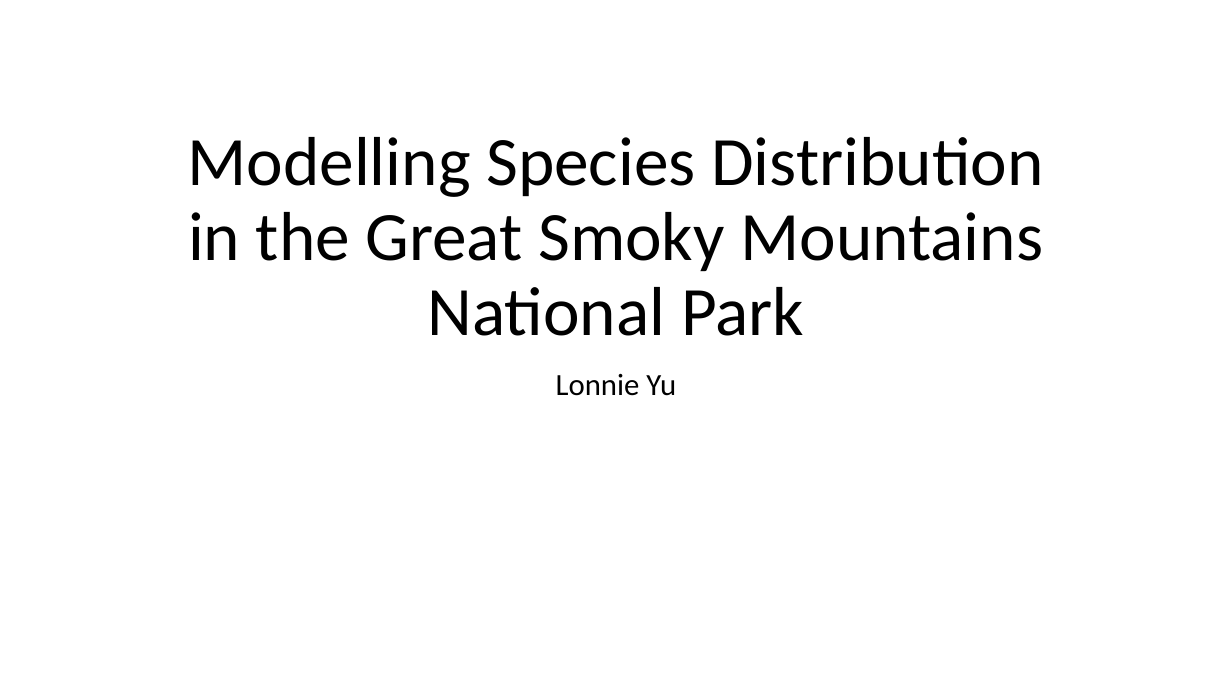
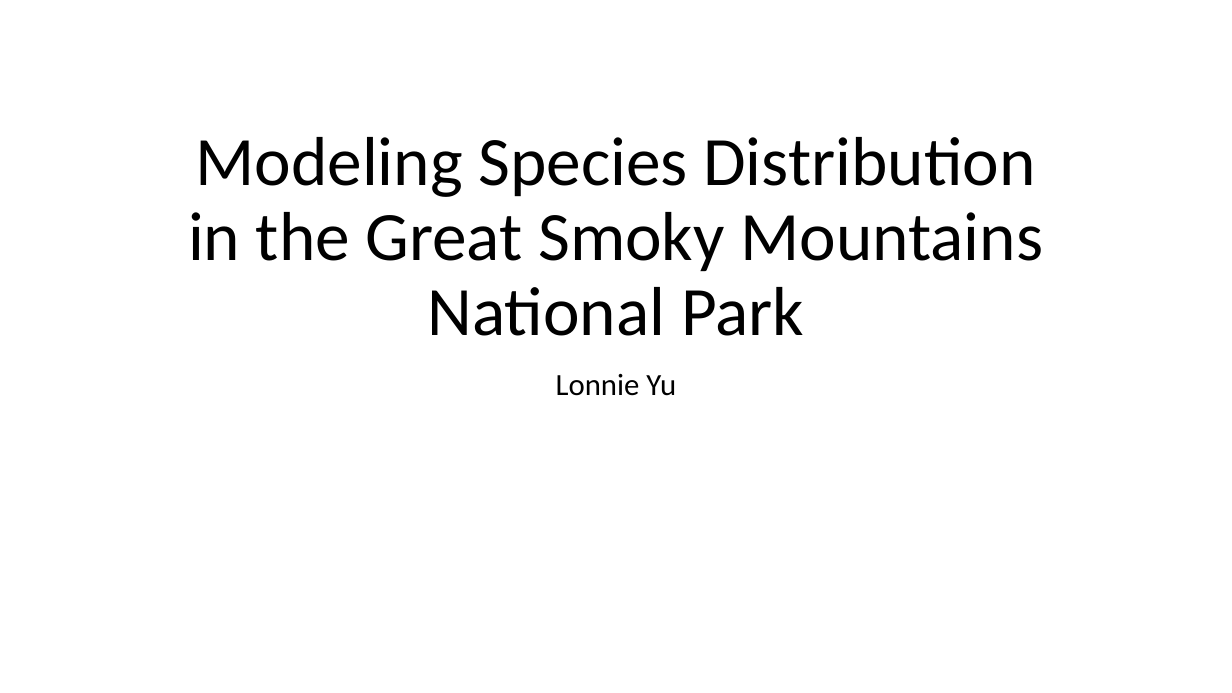
Before and after one commit to lonnieljyu/npmap-species, a slide deck: slide 1 of presentation/species_mapper_presentation.pptx. Drawn at 1232x693 pixels with LibreOffice and Linux fonts; fonts in the diff are those of the drawing. Boxes give left, top, right and bottom in pixels: in the first picture for what was removed or moved away, otherwise in the second. Text is boxed around its words. In the diff, an @@ line names an element or a change of style, - is before the commit and + after.

```diff
--- a/presentation/species_mapper_presentation.pptx
+++ b/presentation/species_mapper_presentation.pptx
@@ title at (188, 137, 1043, 336): text changed @@
-Modelling Species Distribution in the Great Smoky Mountains National Park
+Modeling Species Distribution in the Great Smoky Mountains National Park
```
Also in this commit, not shown: 2 other slides changed, 1 other file.
